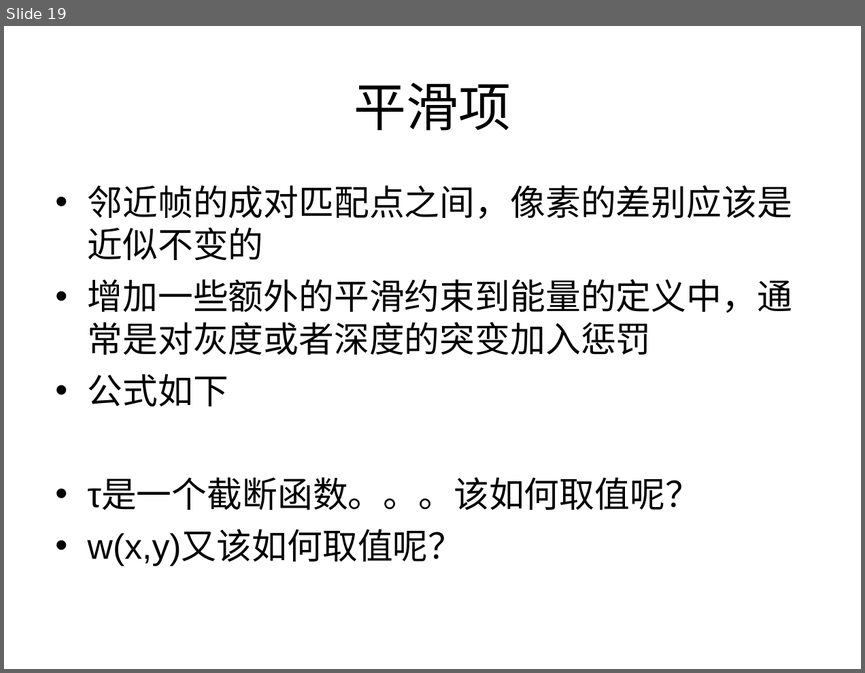
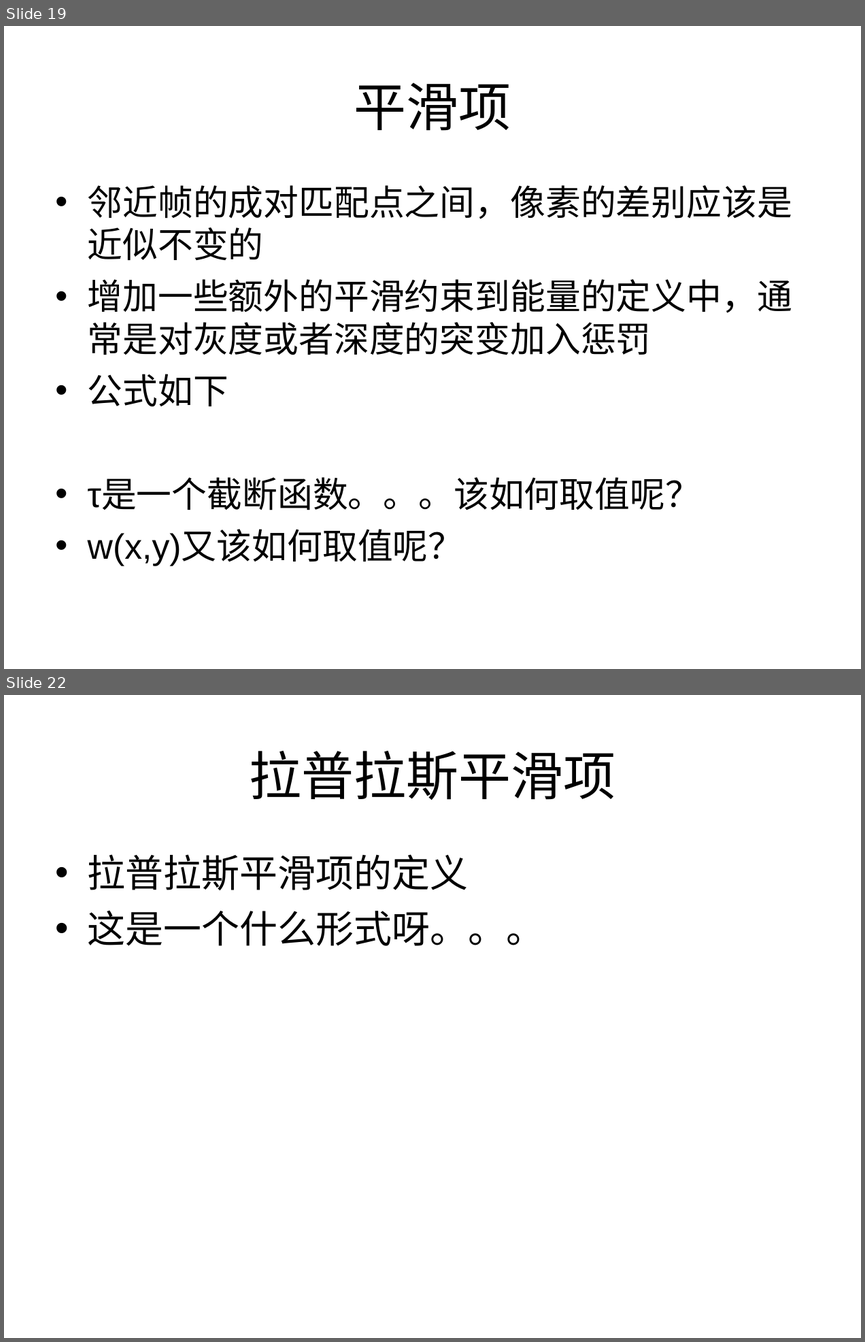
Before and after one commit to sysulwl/video-defog, a slide deck: 答辩PPT.ppt. Shown one above the other, each under a label of ours: slide 19 before the commit, slides 19 and 22 after it; the slides between them are not shown. The pictures are 865x673 and 865x1342 pixels, drawn with LibreOffice and Linux fonts; fonts in the diff are those of the drawing. Boxes give left, top, right and bottom in pixels: in the first picture for what was removed or moved away, otherwise in the second. Text is boxed around its words. In the diff, an @@ line names an element or a change of style, - is before the commit and + after.

```diff
--- a/答辩PPT.ppt
+++ b/答辩PPT.ppt
@@ slide 22 added at (4, 695, 861, 1338), background #FFFFFF @@
@@ title added at (249, 751, 615, 800), 44 pt, text #000000 @@
+拉普拉斯平滑项
@@ text added at (88, 854, 545, 946), 32 pt, text #000000 @@
+• 拉普拉斯平滑项的定义
+• 这是一个什么形式呀。。。
```
Also in this commit, not shown: 1 slide changed, 4 other slides added, 5 slides removed, 1 other file.
